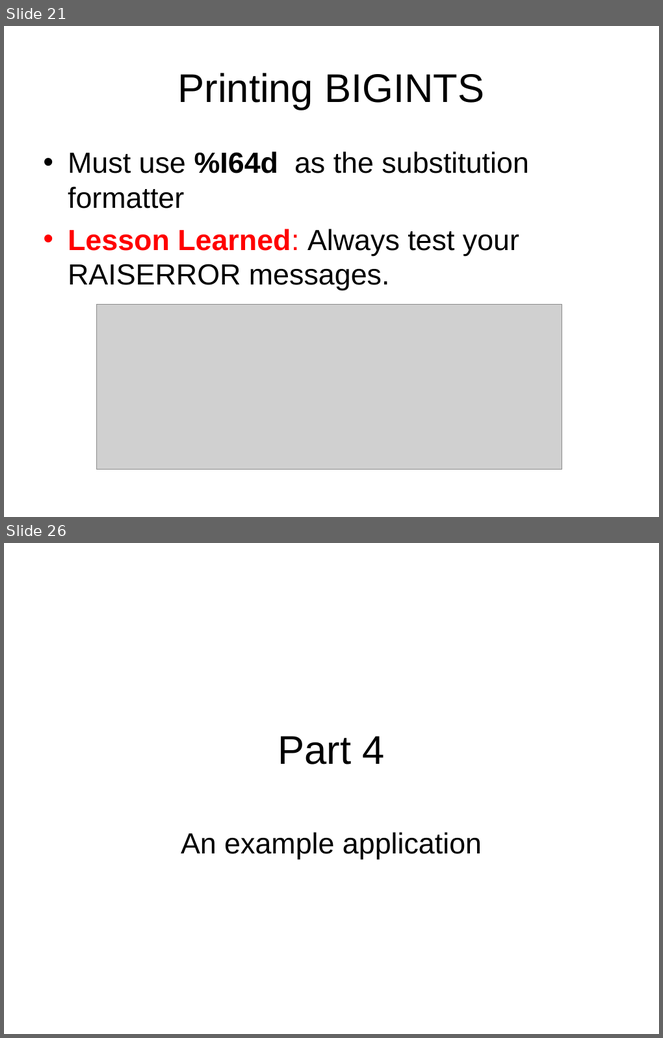
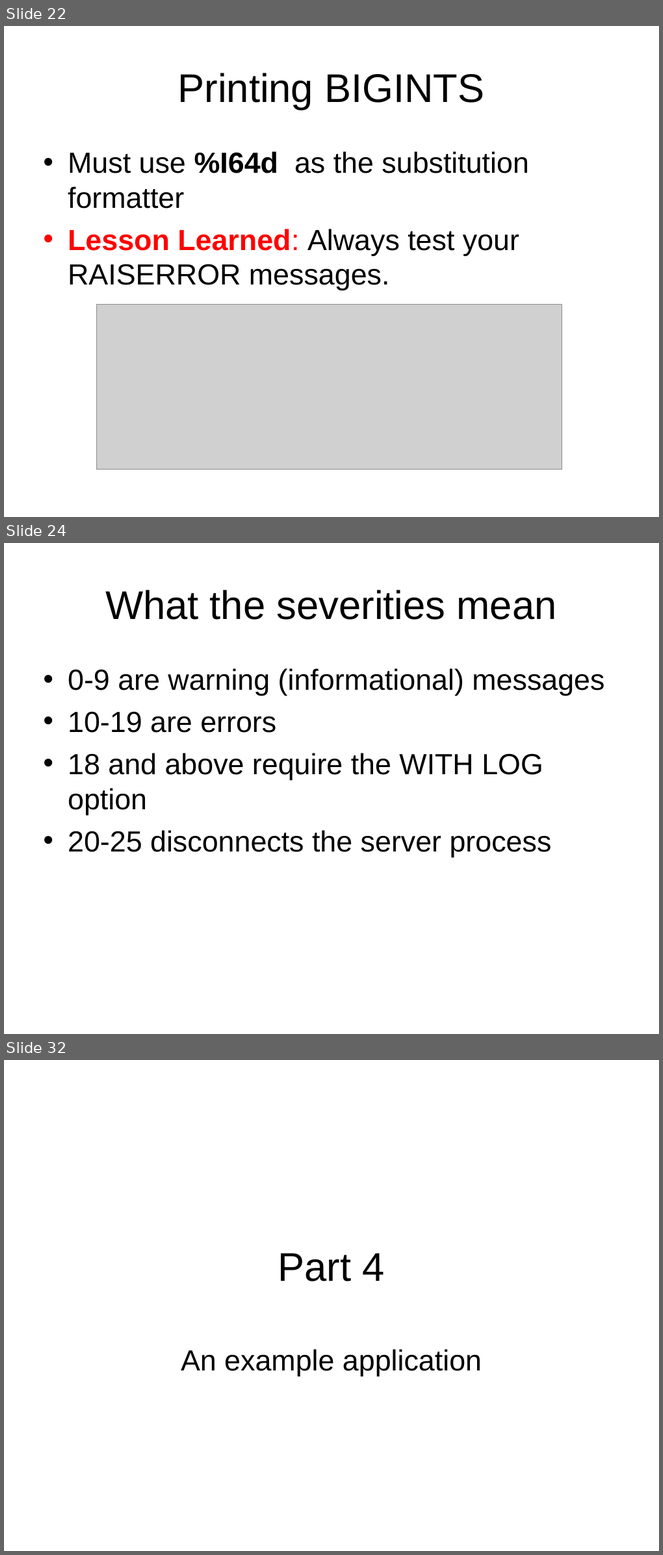
Before and after one commit to LIPHP/Employee-Contact-List, a slide deck: Docs/Using Microsoft SQL Server with PHP.ppt. Shown one above the other, each under a label of ours: slides 21 and 26 before the commit, slides 22, 24 and 32 after it; the slides between them are not shown. The pictures are 663x1038 and 663x1555 pixels, drawn with LibreOffice and Linux fonts; fonts in the diff are those of the drawing; grey boxes stand for pictures. Boxes give left, top, right and bottom in pixels: in the first picture for what was removed or moved away, otherwise in the second. Text is boxed around its words. In the diff, an @@ line names an element or a change of style, - is before the commit and + after.

```diff
--- a/Docs/Using Microsoft SQL Server with PHP.ppt
+++ b/Docs/Using Microsoft SQL Server with PHP.ppt
@@ slide 24 added at (x1=4, y1=543, x2=659, y2=1034), background #FFFFFF @@
@@ title added at (x1=105, y1=590, x2=557, y2=620), 44 pt, text #000000 @@
+What the severities mean
@@ text added at (x1=68, y1=668, x2=605, y2=857), 32 pt, text #000000 @@
+• 0-9 are warning (informational) messages
+• 10-19 are errors
+• 18 and above require the WITH LOG option
+• 20-25 disconnects the server process
@@ what was slide 21 is now slide 22 @@
@@ what was slide 26 is now slide 32 @@
```
Also in this commit, not shown: 9 slides changed, 8 other slides added, 2 slides removed, 2 other files.
